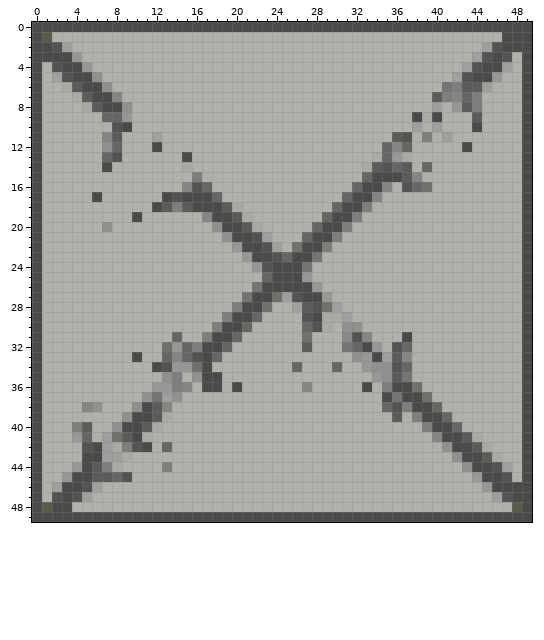
Pixel-art sprite -- sprits/NoActivPoolBang.png. The picture above was drawn from the file before the commit.
The file is 50x50 pixels. Colours within 5 levels of each other are drawn and written as one.
Once edited:
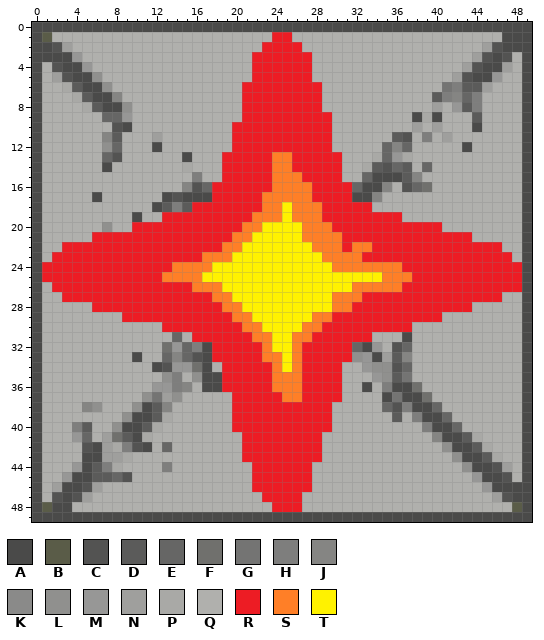
Palette (. is transparent): A #4a4a49  B #5a5c48  C #535352  D #5b5b5a  E #666665  F #70706d  G #747473  H #7e7e7d  J #858583  K #8a8a89  L #90908e  M #979796  N #9f9f9d  P #a9a9a6  Q #b0b0ad  R #ed1c24  S #ff7f27  T #fff200
The edit:
y 1: x 24..25 QQ -> RR
y 2: x 23..26 QQQQ -> RRRR
y 3..5: x 22..27 QQQQQQ -> RRRRRR
y 6..8: x 21..28 QQQQQQQQ -> RRRRRRRR
y 9: x 21..29 QQQQQQQQQ -> RRRRRRRRR
y 10..12: x 20..29 QQQQQQQQQQ -> RRRRRRRRRR
y 13..14: x 19..30 QQQQQQQQQQQQ -> RRRRRSSRRRRR
y 15: x 19..30 QQQQQQQQQQQQ -> RRRRRSSSRRRR
y 16: x 18..31 QQQQQQQQQQQQQQ -> RRRRRRSSSSRRRR
y 17: x 18..31 EQQQQQQQQQQQQE -> RRRRRSSSSSRRRR
y 18: x 16..33 AAADPQQQQQQQQQEAAH -> RRRRRRRSSTSSSRRRRR
y 19: x 13..36 QQQQJAADPQQQQQQQEAAHQQQQ -> RRRRRRRRRSSSTSSSRRRRRRRR
y 20: x 10..40 QQQQQQQQLAADPQQQQQEAAHQQQQQQQQQ -> RRRRRRRRRRRSSTTTTSSSRRRRRRRRRRR
y 21: x 6..43 QQQQQQQQQQQQQLAACNQQQEAAHQQQQQQQQQQQQQ -> RRRRRRRRRRRRRRSSTTTTTSSSSRRRRRRRRRRRRR
y 22: x 3..46 QQQQQQQQQQQQQQQQQMAACNQFAAHQQQQQQQQQQQQQQQQQ -> RRRRRRRRRRRRRRRRSSTTTTTTTSSSRSSRRRRRRRRRRRRR
y 23: x 2..47 QQQQQQQQQQQQQQQQQQQMAACEAAGQQQQQQQQQQQQQQQQQQQ -> RRRRRRRRRRRRRRRSSSTTTTTTTTTSSSSRRRRRRRRRRRRRRR
y 24: x 1..48 QQQQQQQQQQQQQQQQQQQQQMCAAAGQQQQQQQQQQQQQQQQQQQQQ -> RRRRRRRRRRRRRSSSSTTTTTTTTTTTTSSSSSSSRRRRRRRRRRRR
y 25: x 1..48 QQQQQQQQQQQQQQQQQQQQQQEAAAMQQQQQQQQQQQQQQQQQQQQQ -> RRRRRRRRRRRRSSSSTTTTTTTTTTTTTTTTTTSSSRRRRRRRRRRR
y 26: x 2..48 QQQQQQQQQQQQQQQQQQQQGAAAAAMQQQQQQQQQQQQQQQQQQQQ -> RRRRRRRRRRRRRRSSSTTTTTTTTTTTTTSSSSSRRRRRRRRRRRR
y 27: x 3..46 QQQQQQQQQQQQQQQQQQGAAFNCAAMQQQQQQQQQQQQQQQQQ -> RRRRRRRRRRRRRRRSSTTTTTTTTTTSSSRRRRRRRRRRRRRR
y 28: x 6..43 QQQQQQQQQQQQQQHAAFQQNDCFNQQQQQQQQQQQQQ -> RRRRRRRRRRRRRSSTTTTTTTTTSSRRRRRRRRRRRR
y 29: x 9..40 QQQQQQQQQQHAAEQQQQCAPPNQQQQQQQQQ -> RRRRRRRRRRRSSTTTTTTSSRRRRRRRRRRR
y 30: x 13..37 QQQQQHAAEQQQQQECPQLLQQQQQ -> RRRRRRRRSSTTTTSSRRRRRRRRR
y 31: x 16..33 QHAAEQQQQQQFQQQKCJ -> RRRRRRSSTTSSRRRRRR
y 32: x 18..31 AEQQQQQQQDQQQG -> RRRRRSTTSRRRRR
y 33: x 18..31 EQQQQQQQQQQQQQ -> RRRRRSSTSRRRRR
y 34: x 19..30 QQQQQQQEQQQE -> RRRRRSTSRRRR
y 35: x 19..30 QQQQQQQQQQQQ -> RRRRRSSSRRRR
y 36: x 19..30 QAQQQQQQJQQQ -> RRRRRSSSRRRR
y 37: x 20..30 QQQQQQQQQQQ -> RRRRRSSRRRR
y 38..40: x 20..29 QQQQQQQQQQ -> RRRRRRRRRR
y 41..43: x 21..28 QQQQQQQQ -> RRRRRRRR
y 44..46: x 22..27 QQQQQQ -> RRRRRR
y 47: x 23..26 QQQQ -> RRRR
y 48: x 24..26 QQQ -> RRR
